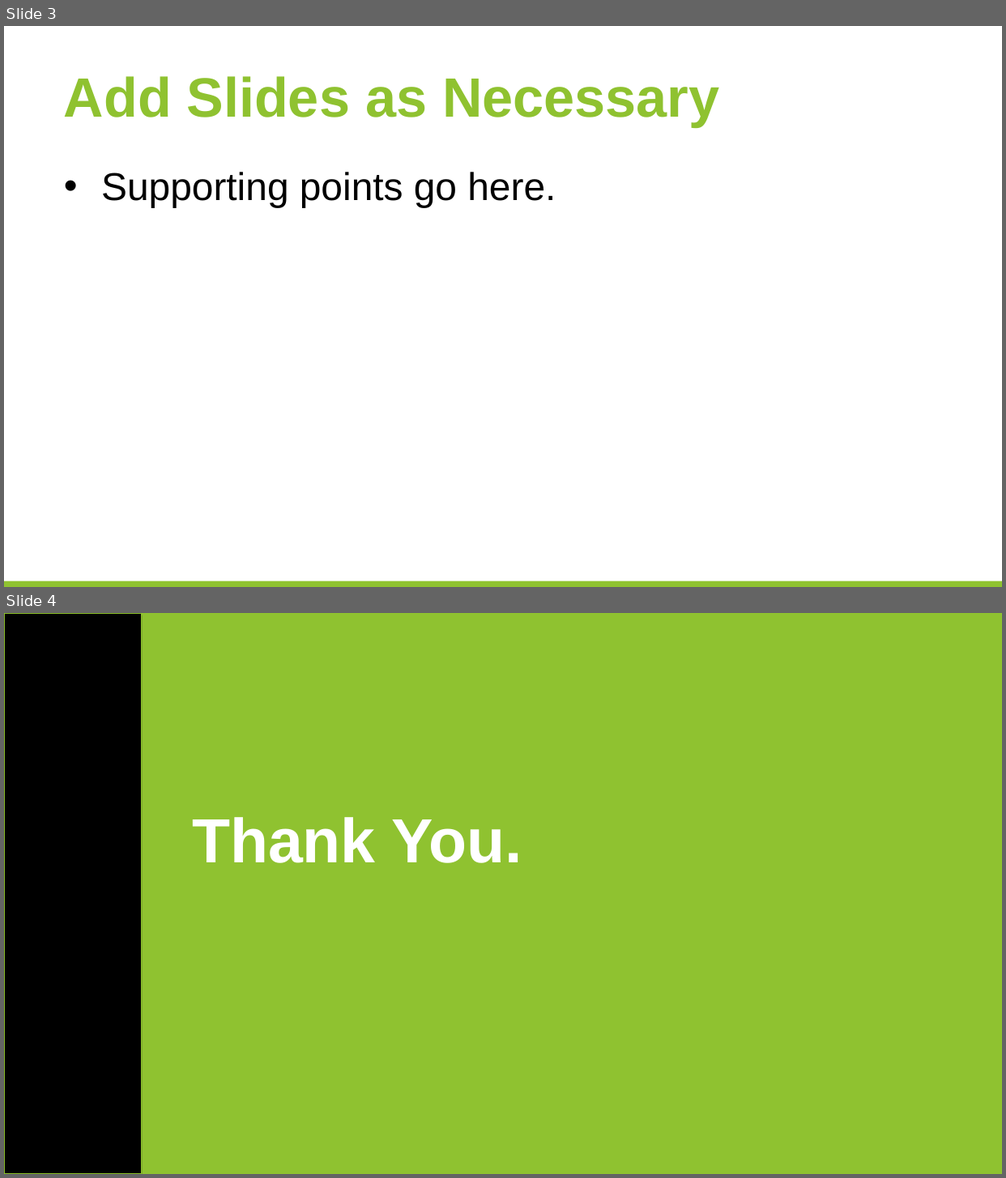
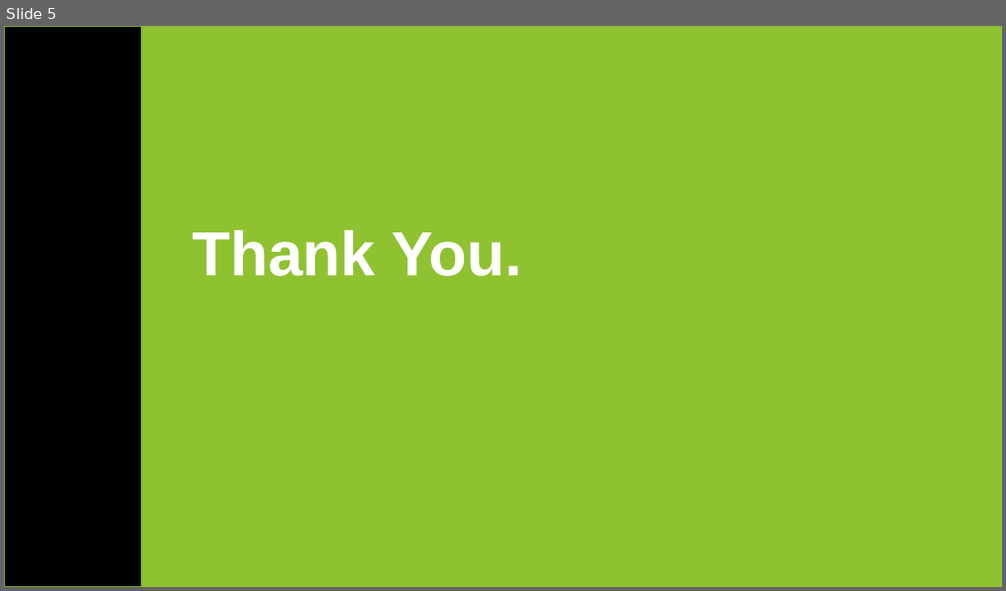
Before and after one commit to huangyibo/spark-summit-17, a slide deck: template.odp. Shown one above the other, each under a label of ours: slides 3 and 4 before the commit, slide 5 after it. The pictures are 1006x1178 and 1006x591 pixels, drawn with LibreOffice and Linux fonts; fonts in the diff are those of the drawing; background and template pictures are left out. Boxes give left, top, right and bottom in pixels: in the first picture for what was removed or moved away, otherwise in the second. Text is boxed around its words. In the diff, an @@ line names an element or a change of style, - is before the commit and + after.

```diff
--- a/template.odp
+++ b/template.odp
@@ slide 3 removed at (4,26,1002,587), background #FFFFFF @@
@@ title removed at (64,76,719,127) @@
-Add Slides as Necessary
@@ text removed at (101,172,556,207) @@
-• Supporting points go here.
@@ rectangle removed at (4,582,1002,587) @@
@@ what was slide 4 is now slide 5 @@
```
Also in this commit, not shown: 2 slides changed, 2 slides added.
